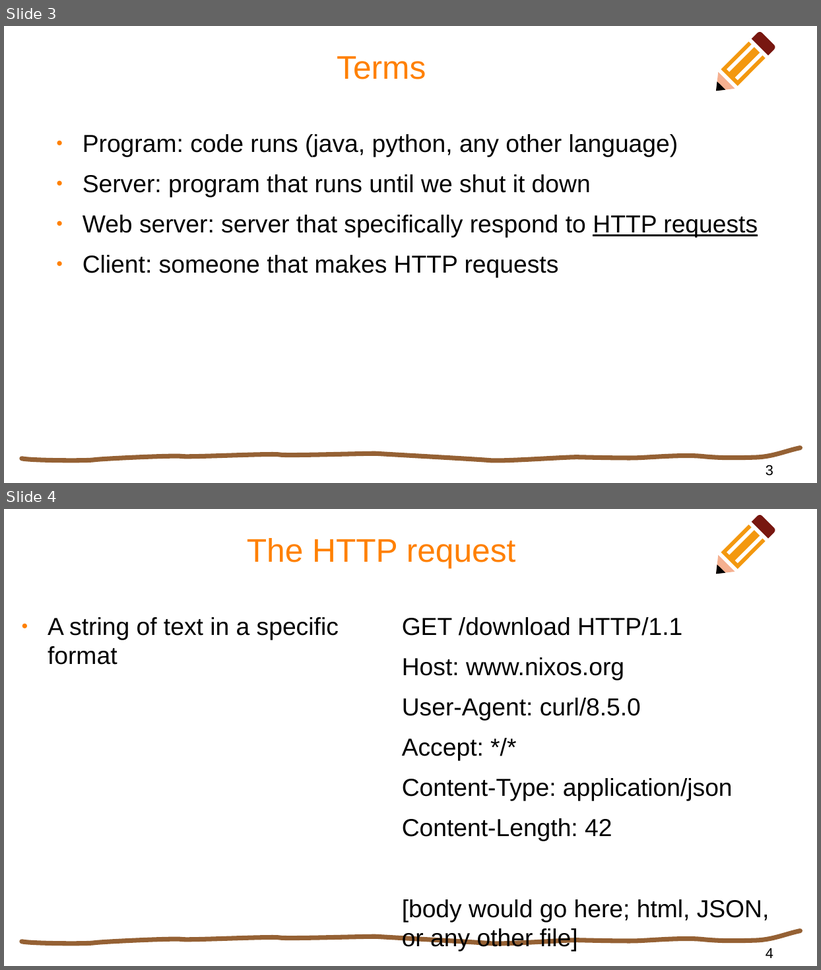
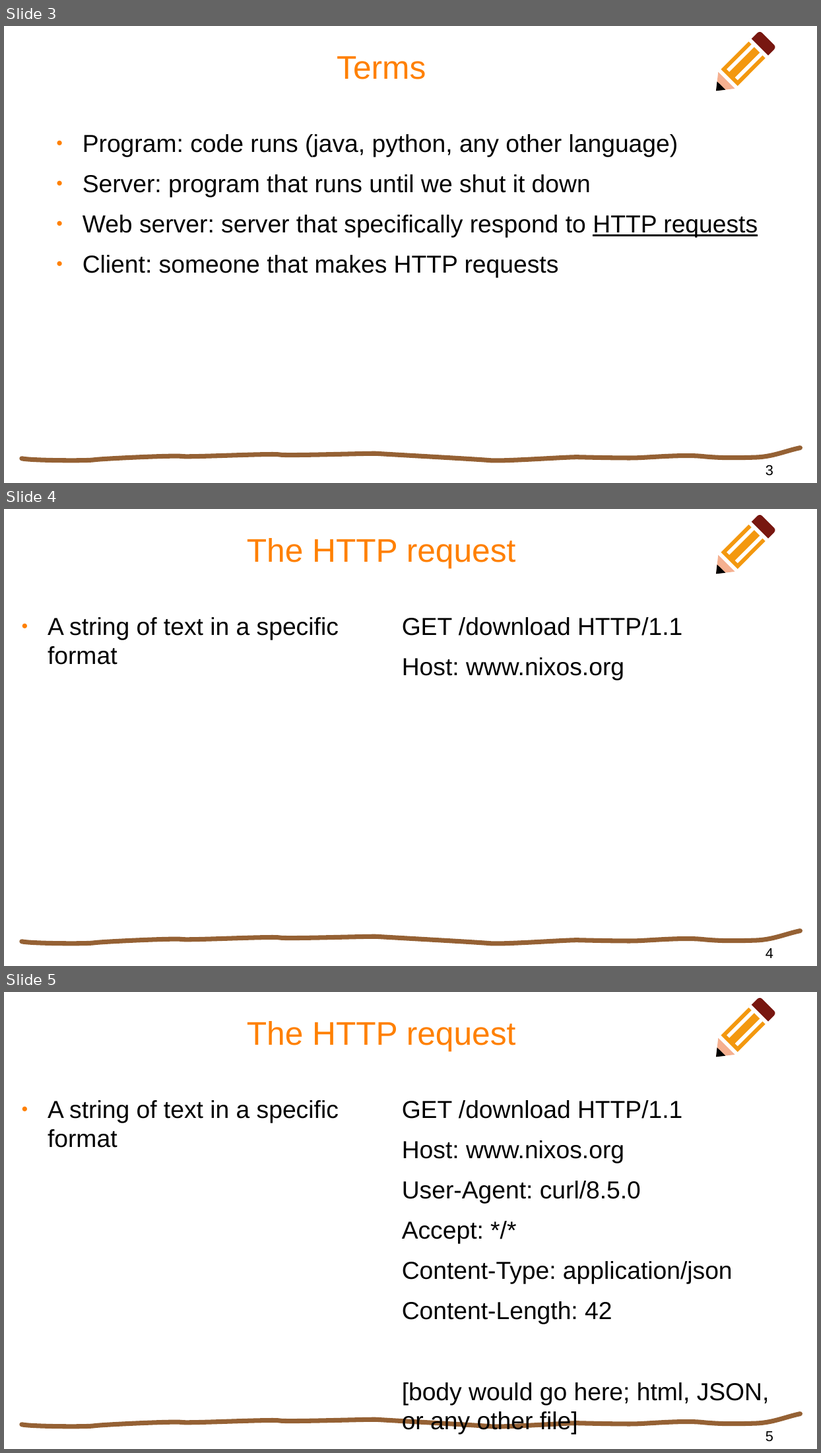
Before and after one commit to MrProgrammerMan/DATA1700-demo-march, a slide deck: demo_materials/demo_march.odp. Shown one above the other, each under a label of ours: slides 3 and 4 before the commit, slides 3, 4 and 5 after it. The pictures are 821x970 and 821x1453 pixels, drawn with LibreOffice and Linux fonts; fonts in the diff are those of the drawing. Boxes give left, top, right and bottom in pixels: in the first picture for what was removed or moved away, otherwise in the second. Text is boxed around its words. In the diff, an @@ line names an element or a change of style, - is before the commit and + after.

```diff
--- a/demo_materials/demo_march.odp
+++ b/demo_materials/demo_march.odp
@@ slide 4 added at [4, 509, 817, 966], background #FFFFFF; not listed: 5 template elements that a slide beside it also shows @@
@@ title added at [247, 538, 516, 568], 32 pt, text #FF8000 @@
+The HTTP request
@@ text added at [48, 617, 339, 665], 24 pt, text #000000 @@
+● A string of text in a specific format
@@ text added at [402, 617, 682, 681], 24 pt, text #000000 @@
+GET /download HTTP/1.1
+Host: www.nixos.org
@@ page number added at [766, 949, 774, 958], 14 pt, text #000000 @@
+4
@@ what was slide 4 is now slide 5 @@
@@ page number at [766, 1432, 774, 1442]: text changed @@
-4
+5
```
Also in this commit, not shown: 3 other slides added.
